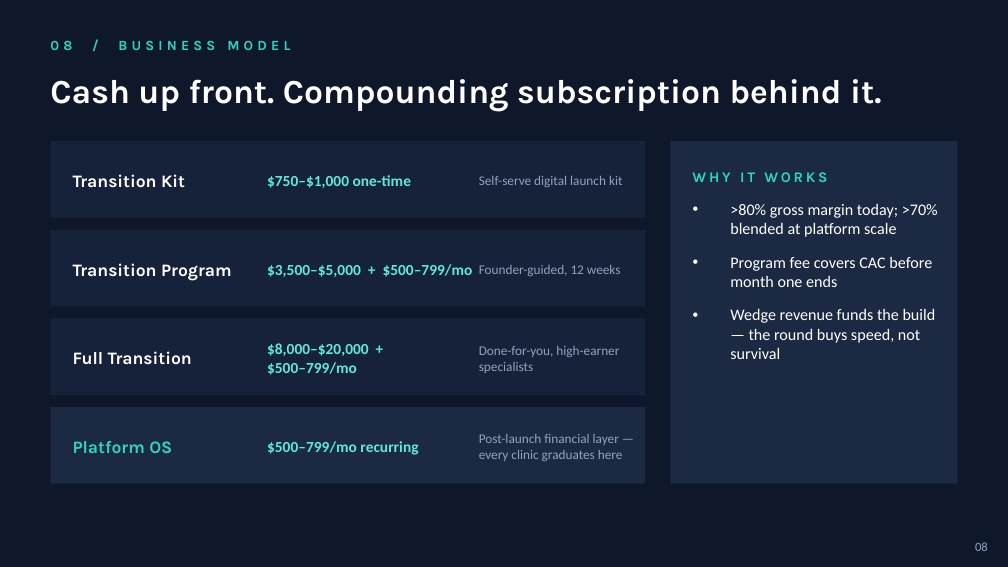
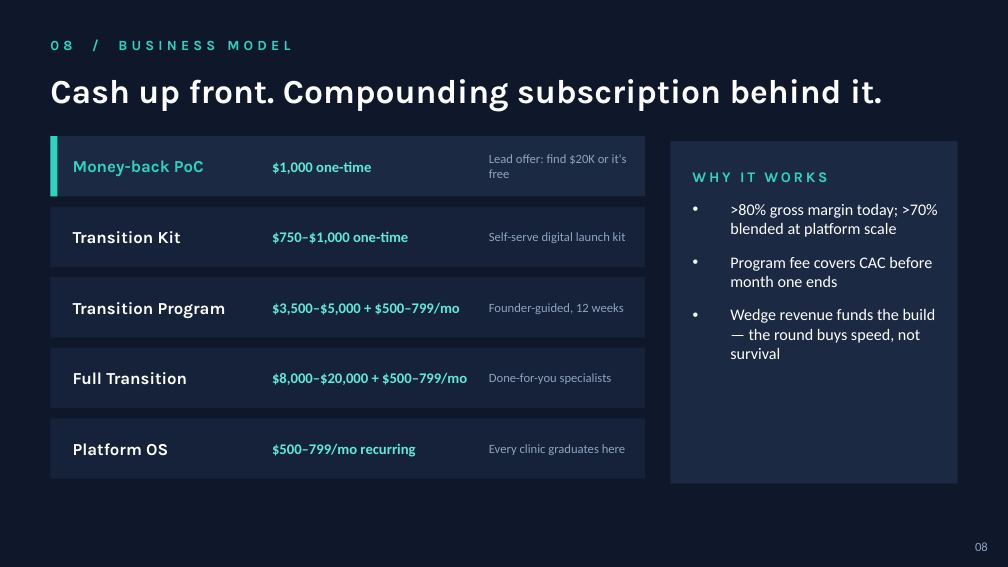
Before and after one commit to moamalleck/PhyLabs, a slide deck: slide 9 of docs/fundraising/pitch-deck-2026-06-11-softbank-necx.pptx. Drawn at 1008x567 pixels with LibreOffice and Linux fonts; fonts in the diff are those of the drawing. Boxes give left, top, right and bottom in pixels: in the first picture for what was removed or moved away, otherwise in the second. Text is boxed around its words. In the diff, an @@ line names an element or a change of style, - is before the commit and + after.

```diff
--- a/docs/fundraising/pitch-deck-2026-06-11-softbank-necx.pptx
+++ b/docs/fundraising/pitch-deck-2026-06-11-softbank-necx.pptx
@@ rectangle: place and size @@
-rectangle at [50,141,645,218]
+rectangle at [50,136,645,197]
@@ rectangle at [50,136,645,197]: fill #16213A to #1B2942 @@
@@ rectangle added at [50,136,57,197], fill #2DD4BF @@
@@ text added at [73,160,204,176], 12 pt, text #2DD4BF, bold @@
+Money-back PoC
@@ text at [272,161,371,174]: text changed; size 11 to 10.5 pt @@
-$750–$1,000 one-time
+$1,000 one-time
@@ text added at [489,154,627,178], 9 pt, text #8FA3BF @@
+Lead offer: find $20K or it's free
@@ rectangle: place and size @@
-rectangle at [50,230,645,306]
+rectangle at [50,207,645,267]
@@ size 12.5 to 12 pt in 3 elements at [73,372,187,385], [73,302,226,318], [73,231,181,244] @@
@@ text "Transition Kit": place and size @@
-text "Transition Kit" at [73,174,185,188]
+text "Transition Kit" at [73,231,181,244]
@@ text added at [272,231,408,244], 10.5 pt, text #5EEAD4, bold @@
+$750–$1,000 one-time
@@ text "Self-serve digital launch kit" at [489,232,626,243]: size 9.5 to 9 pt @@
@@ text "Self-serve digital launch kit": place and size @@
-text "Self-serve digital launch kit" at [479,176,622,187]
+text "Self-serve digital launch kit" at [489,232,626,243]
@@ rectangle added at [50,277,645,338], fill #16213A @@
@@ text "Transition Program": place and size @@
-text "Transition Program" at [73,263,232,281]
+text "Transition Program" at [73,302,226,318]
@@ size 11 to 10.5 pt in 3 elements at [272,443,415,457], [272,372,467,385], [272,302,460,315] @@
@@ text "$3,500–$5,000 + $500–799/mo": place and size @@
-text "$3,500–$5,000 + $500–799/mo" at [267,264,473,277]
+text "$3,500–$5,000 + $500–799/mo" at [272,302,460,315]
@@ text "Founder-guided, 12 weeks": place and size @@
-text "Founder-guided, 12 weeks" at [479,265,621,276]
+text "Founder-guided, 12 weeks" at [489,303,624,314]
@@ text "Founder-guided, 12 weeks" at [489,303,624,314]: size 9.5 to 9 pt @@
@@ rectangle: place and size @@
-rectangle at [50,319,645,395]
+rectangle at [50,348,645,408]
@@ text "Full Transition": place and size @@
-text "Full Transition" at [73,351,192,365]
+text "Full Transition" at [73,372,187,385]
@@ text "$8,000–$20,000 + $500–799/mo": place and size @@
-text "$8,000–$20,000 + $500–799/mo" at [267,343,369,375]
+text "$8,000–$20,000 + $500–799/mo" at [272,372,467,385]
@@ text at [489,373,612,384]: text changed; size 9.5 to 9 pt @@
-Done-for-you, high-earner specialists
+Done-for-you specialists
@@ rectangle: place and size @@
-rectangle at [50,407,645,484]
+rectangle at [50,418,645,479]
@@ rectangle at [50,418,645,479]: fill #1B2942 to #16213A @@
@@ text "Platform OS" at [73,443,168,456]: size 12.5 to 12 pt, text colour #2DD4BF to #FFFFFF @@
@@ text at [489,444,625,455]: text changed; size 9.5 to 9 pt @@
-Post-launch financial layer — every clinic graduates here
+Every clinic graduates here
```
Also in this commit, not shown: 2 other slides changed, 3 other files.
